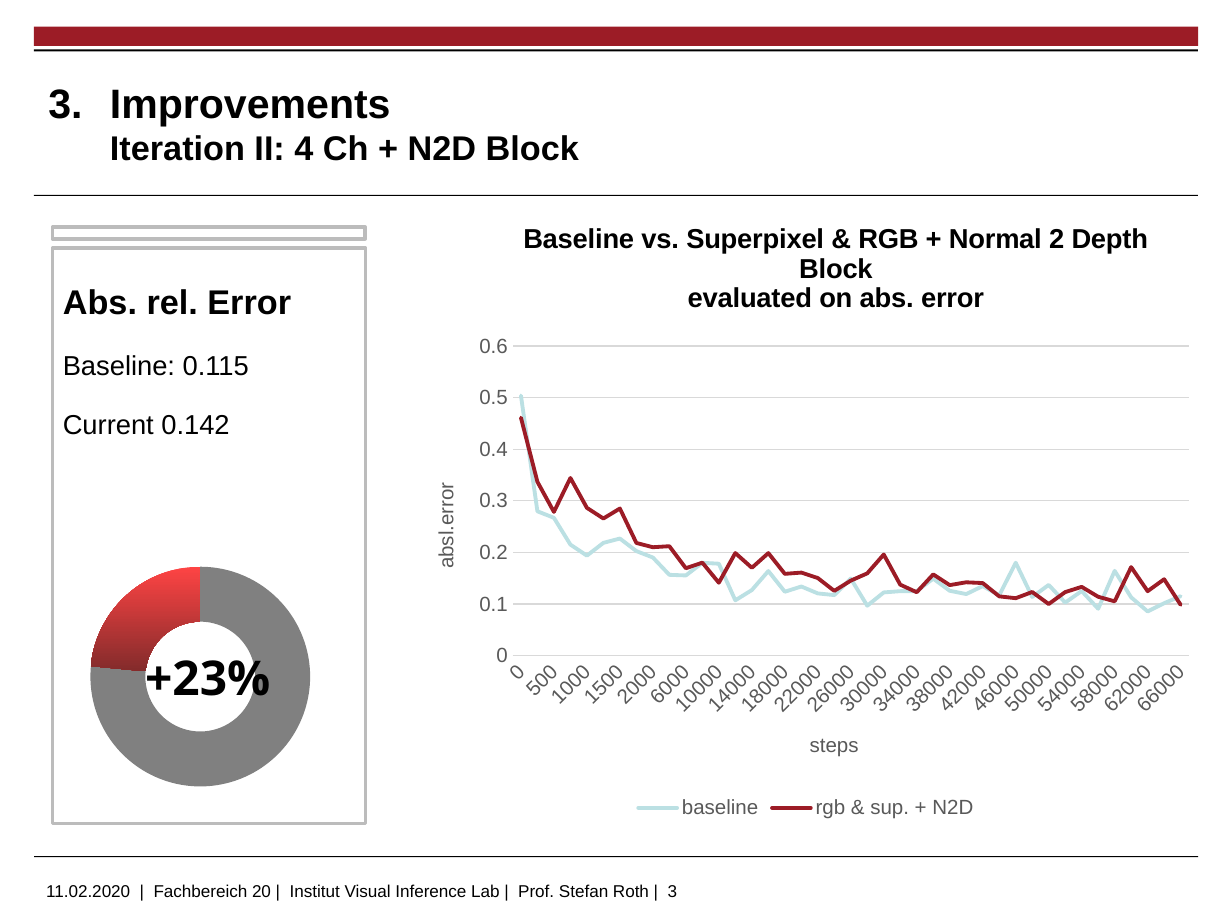
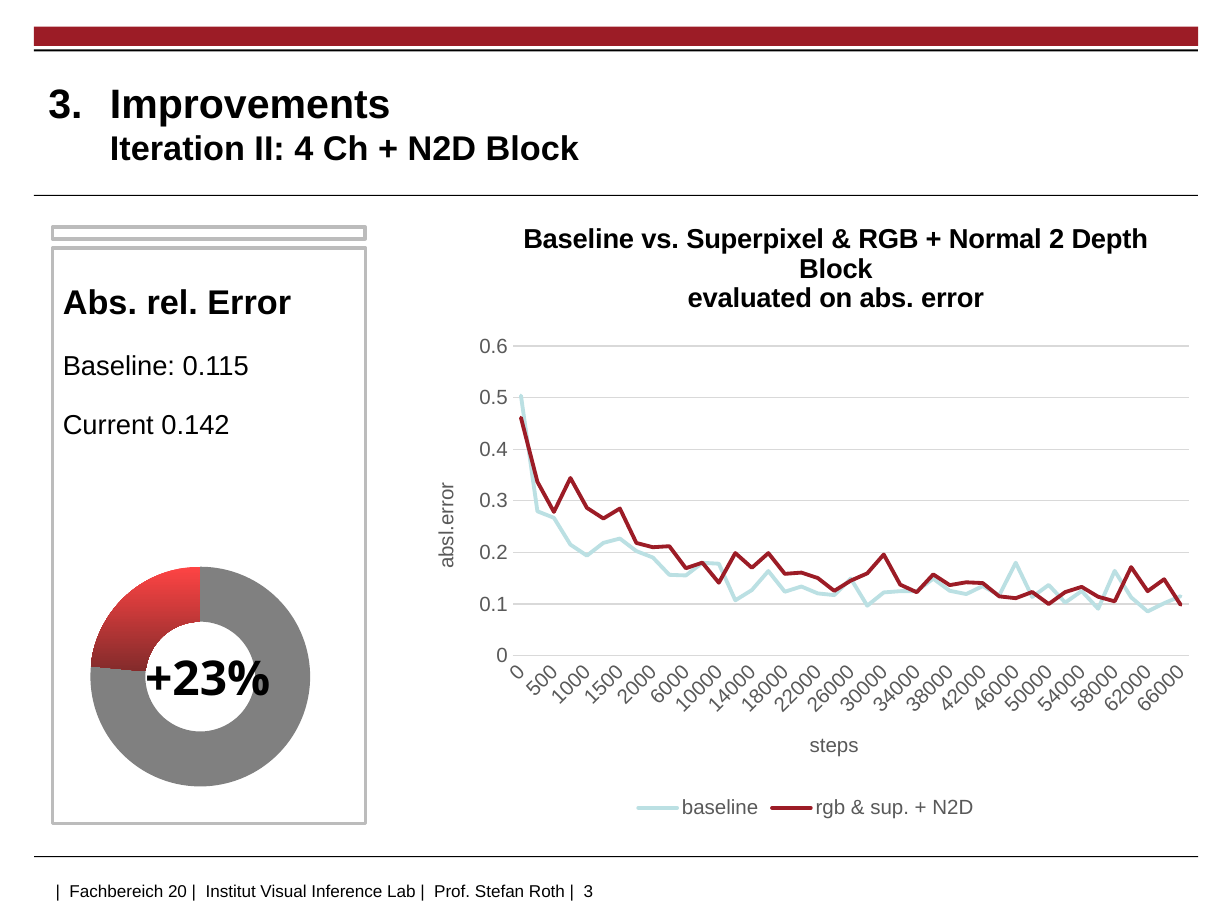
Before and after one commit to jhd-old/Deep-Learning-Lab, a slide deck: slide 3 of meetings/2020_02_14_endterm/endterm_working_together_helge2.pptx. Drawn at 1232x924 pixels with LibreOffice and Linux fonts; fonts in the diff are those of the drawing; background and template pictures are left out. Boxes give left, top, right and bottom in pixels: in the first picture for what was removed or moved away, otherwise in the second. Text is boxed around its words. In the diff, an @@ line names an element or a change of style, - is before the commit and + after.

```diff
--- a/meetings/2020_02_14_endterm/endterm_working_together_helge2.pptx
+++ b/meetings/2020_02_14_endterm/endterm_working_together_helge2.pptx
@@ text at [69, 884, 594, 897]: text changed @@
-11.02.2020 | Fachbereich 20 | Institut Visual Inference Lab | Prof. Stefan Roth | 3
+| Fachbereich 20 | Institut Visual Inference Lab | Prof. Stefan Roth | 3
```
Also in this commit, not shown: 6 other slides changed, 2 other files.
